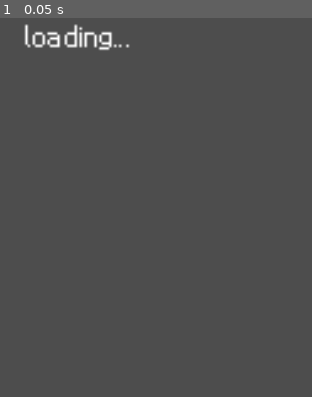
Above: before the commit, frame 1.
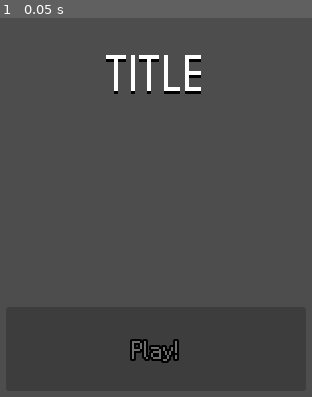
Above: after the commit, the same moment.

Repository: sjerpsthomas/job-hunter
Game: Godot game, scene res://screen/title/title_screen.tscn
The game is run twice, just before and just after one commit, with the same random seed, the same clock (stepped at 60 frames per second) and the same inputs. Before the commit the project starts from res://screen/loading/loading_screen.tscn.
Inputs:
- Up to frame 1 (0.05 s): no input

The runs differ from the first frame. In frame 1, 2.8% of the frame differs, in the area x 7-65%, y 1-92%.

Commit message:
Add game over, initial title screen

Diff:
--- a/project.godot
+++ b/project.godot
@@ -11,7 +11,7 @@
 [application]
 
 config/name="Job Hunter"
-run/main_scene="uid://brvkk1tc6hyc"
+run/main_scene="uid://bvqguhp58dqtb"
 config/features=PackedStringArray("4.5", "Forward Plus")
 config/icon="res://icon.svg"
 
--- a/screen/loading/loading_screen.tscn
+++ b/screen/loading/loading_screen.tscn
@@ -1,6 +1,6 @@
 [gd_scene load_steps=2 format=3 uid="uid://brvkk1tc6hyc"]
 
-[ext_resource type="Script" uid="uid://d2e6o247nxgc8" path="res://screen/loading/loading_screen.gd" id="1_kgmty"]
+[ext_resource type="Script" uid="uid://d2e6o247nxgc8" path="res://screen/title/loader.gd" id="1_kgmty"]
 
 [node name="Node2D" type="Node2D"]
 script = ExtResource("1_kgmty")
--- /dev/null
+++ b/screen/main/game_over.gd
@@ -0,0 +1,16 @@
+extends Panel
+
+@onready var main_screen: MainScreen = get_parent()
+
+
+func _process(_delta: float) -> void:
+	if main_screen.state == MainScreen.State.GAME_OVER:
+		position.y = lerpf(position.y, 120, 0.15)
+
+
+func _on_replay_button_pressed() -> void:
+	get_tree().change_scene_to_file("res://screen/main/main_screen.tscn")
+
+
+func _on_back_button_pressed() -> void:
+	get_tree().change_scene_to_file("res://screen/loading/loading_screen.tscn")
--- a/screen/main/main_screen.tscn
+++ b/screen/main/main_screen.tscn
@@ -1,9 +1,11 @@
-[gd_scene load_steps=15 format=3 uid="uid://cirbq3q8fgsne"]
+[gd_scene load_steps=17 format=3 uid="uid://cirbq3q8fgsne"]
 
 [ext_resource type="Script" uid="uid://3ewaswpre1hq" path="res://screen/main/main_screen.gd" id="1_v4gif"]
 [ext_resource type="Script" uid="uid://dv8ab6xoiutvf" path="res://screen/main/cards.gd" id="2_81sca"]
+[ext_resource type="Script" uid="uid://bdufrqf1geq4w" path="res://screen/main/score.gd" id="2_upu6u"]
 [ext_resource type="Script" uid="uid://cbtmkfy8dng1q" path="res://screen/main/ui.gd" id="4_6bavf"]
 [ext_resource type="Script" uid="uid://d2qwg02d5hy4c" path="res://screen/main/card_sequence_texts.gd" id="4_yjj13"]
+[ext_resource type="Script" uid="uid://64besbvc47hy" path="res://screen/main/game_over.gd" id="5_6bavf"]
 
 [sub_resource type="StyleBoxFlat" id="StyleBoxFlat_16d4a"]
 content_margin_left = 4.0
@@ -86,6 +88,7 @@
 corner_detail = 1
 
 [node name="MainScreen" type="Node2D"]
+texture_filter = 1
 script = ExtResource("1_v4gif")
 
 [node name="Score" type="Label" parent="."]
@@ -103,6 +106,7 @@
 text = "SCORE   0"
 horizontal_alignment = 1
 autowrap_mode = 1
+script = ExtResource("2_upu6u")
 
 [node name="Cards" type="Node2D" parent="."]
 unique_name_in_owner = true
@@ -219,6 +223,78 @@
 theme_override_styles/hover = SubResource("StyleBoxFlat_1fvnn")
 action_mode = 0
 text = "START"
+
+[node name="GameOver" type="Panel" parent="."]
+offset_left = 100.0
+offset_top = -480.0
+offset_right = 700.0
+offset_bottom = -80.0
+theme_override_styles/panel = SubResource("StyleBoxFlat_16d4a")
+script = ExtResource("5_6bavf")
+
+[node name="Title" type="Label" parent="GameOver"]
+texture_filter = 1
+layout_mode = 0
+offset_top = 37.0
+offset_right = 600.0
+offset_bottom = 85.0
+pivot_offset = Vector2(500, 50)
+theme_override_colors/font_shadow_color = Color(0, 0, 0, 1)
+theme_override_constants/shadow_offset_x = 0
+theme_override_constants/shadow_offset_y = 3
+theme_override_constants/shadow_outline_size = 0
+theme_override_font_sizes/font_size = 64
+text = "GAME OVER!"
+horizontal_alignment = 1
+autowrap_mode = 1
+
+[node name="ScoreLabel" type="Label" parent="GameOver"]
+texture_filter = 1
+layout_mode = 0
+offset_top = 100.0
+offset_right = 600.0
+offset_bottom = 147.0
+pivot_offset = Vector2(500, 50)
+theme_override_colors/font_shadow_color = Color(0, 0, 0, 1)
+theme_override_constants/shadow_offset_x = 0
+theme_override_constants/shadow_offset_y = 3
+theme_override_constants/shadow_outline_size = 0
+theme_override_font_sizes/font_size = 48
+text = "Final score: 0"
+horizontal_alignment = 1
+autowrap_mode = 1
+
+[node name="ReplayButton" type="Button" parent="GameOver"]
+layout_mode = 0
+offset_left = 150.0
+offset_top = 174.0
+offset_right = 450.0
+offset_bottom = 258.0
+focus_mode = 0
+theme_override_colors/font_color = Color(1, 1, 1, 1)
+theme_override_colors/font_outline_color = Color(0, 0, 0, 1)
+theme_override_constants/outline_size = 8
+theme_override_font_sizes/font_size = 32
+theme_override_styles/normal = SubResource("StyleBoxFlat_ntjjj")
+theme_override_styles/hover = SubResource("StyleBoxFlat_1fvnn")
+action_mode = 0
+text = "Play again!"
+
+[node name="BackButton" type="Button" parent="GameOver"]
+layout_mode = 0
+offset_left = 150.0
+offset_top = 274.0
+offset_right = 450.0
+offset_bottom = 358.0
+focus_mode = 0
+theme_override_colors/font_color = Color(1, 1, 1, 1)
+theme_override_colors/font_outline_color = Color(0, 0, 0, 1)
+theme_override_constants/outline_size = 8
+theme_override_font_sizes/font_size = 32
+theme_override_styles/normal = SubResource("StyleBoxFlat_5nfce")
+theme_override_styles/hover = SubResource("StyleBoxFlat_yjj13")
+action_mode = 0
+text = "Back to title screen"
 
 [connection signal="pressed" from="UI/DiscardButton" to="UI" method="_on_discard_button_pressed"]
 [connection signal="pressed" from="UI/LeftButton" to="UI" method="_on_left_button_pressed"]
@@ -226,3 +302,5 @@
 [connection signal="pressed" from="UI/InspectButton" to="UI" method="_on_inspect_button_pressed"]
 [connection signal="pressed" from="UI/SelectButton" to="UI" method="_on_select_button_pressed"]
 [connection signal="pressed" from="UI/StartButton" to="UI" method="_on_start_button_pressed"]
+[connection signal="pressed" from="GameOver/ReplayButton" to="GameOver" method="_on_replay_button_pressed"]
+[connection signal="pressed" from="GameOver/BackButton" to="GameOver" method="_on_back_button_pressed"]
--- /dev/null
+++ b/screen/main/score.gd
@@ -0,0 +1,8 @@
+extends Label
+
+@onready var main_screen: MainScreen = get_parent()
+
+
+func _process(_delta: float) -> void:
+	if main_screen.state == MainScreen.State.GAME_OVER:
+		modulate.a = lerpf(modulate.a, 0.0, 0.15)
--- a/screen/loading/loading_screen.gd
+++ b/screen/title/loader.gd
@@ -5,10 +5,11 @@
 static var has_error := false
 static var locale := "en"
 
-@onready var item_name := $ItemName as Label
-
 var collection_response_count := 0
 var collection_response_size: int
+
+signal finished
+signal errored
 
 
 # -
@@ -22,14 +23,14 @@
 
 # (Finishes loading)
 func finish() -> void:
-	get_tree().change_scene_to_file("res://screen/main/main_screen.tscn")
+	finished.emit()
 
 
 # -
 func _process(_delta: float) -> void:
 	if has_error:
 		print("error found!")
-		#get_tree().quit()
+		errored.emit()
 
 
 # (Calls portfolio items HTTP request)
--- /dev/null
+++ b/screen/title/title_screen.gd
@@ -0,0 +1,11 @@
+extends Node2D
+
+
+
+
+func _on_play_button_pressed() -> void:
+	get_tree().change_scene_to_file("res://screen/main/main_screen.tscn")
+
+
+func _on_loader_finished() -> void:
+	%PlayButton.disabled = false
--- /dev/null
+++ b/screen/title/title_screen.tscn
@@ -0,0 +1,61 @@
+[gd_scene load_steps=5 format=3 uid="uid://bvqguhp58dqtb"]
+
+[ext_resource type="Script" uid="uid://cy21g8nchdwj4" path="res://screen/title/title_screen.gd" id="1_2je2x"]
+[ext_resource type="Script" uid="uid://d2e6o247nxgc8" path="res://screen/title/loader.gd" id="1_cn8bv"]
+
+[sub_resource type="StyleBoxFlat" id="StyleBoxFlat_77upk"]
+content_margin_left = 4.0
+content_margin_top = 4.0
+content_margin_right = 4.0
+content_margin_bottom = 4.0
+bg_color = Color(0, 0.5, 0, 1)
+corner_detail = 1
+
+[sub_resource type="StyleBoxFlat" id="StyleBoxFlat_cn8bv"]
+content_margin_left = 4.0
+content_margin_top = 4.0
+content_margin_right = 4.0
+content_margin_bottom = 4.0
+bg_color = Color(0, 0.75, 0, 1)
+corner_detail = 1
+
+[node name="TitleScreen" type="Node2D"]
+script = ExtResource("1_2je2x")
+
+[node name="Loader" type="Node2D" parent="."]
+script = ExtResource("1_cn8bv")
+
+[node name="Title" type="Label" parent="."]
+texture_filter = 1
+offset_top = 149.0
+offset_right = 800.0
+offset_bottom = 197.0
+pivot_offset = Vector2(500, 50)
+theme_override_colors/font_shadow_color = Color(0, 0, 0, 1)
+theme_override_constants/shadow_offset_x = 0
+theme_override_constants/shadow_offset_y = 3
+theme_override_constants/shadow_outline_size = 0
+theme_override_font_sizes/font_size = 64
+text = "TITLE"
+horizontal_alignment = 1
+autowrap_mode = 1
+
+[node name="PlayButton" type="Button" parent="."]
+unique_name_in_owner = true
+offset_left = 250.0
+offset_top = 409.0
+offset_right = 550.0
+offset_bottom = 493.0
+focus_mode = 0
+theme_override_colors/font_color = Color(1, 1, 1, 1)
+theme_override_colors/font_outline_color = Color(0, 0, 0, 1)
+theme_override_constants/outline_size = 8
+theme_override_font_sizes/font_size = 32
+theme_override_styles/normal = SubResource("StyleBoxFlat_77upk")
+theme_override_styles/hover = SubResource("StyleBoxFlat_cn8bv")
+disabled = true
+action_mode = 0
+text = "Play!"
+
+[connection signal="finished" from="Loader" to="." method="_on_loader_finished"]
+[connection signal="pressed" from="PlayButton" to="." method="_on_play_button_pressed"]
Not shown, added: screen/main/game_over.gd.uid
Not shown, added: screen/main/score.gd.uid
Renamed: screen/loading/loading_screen.gd.uid -> screen/title/loader.gd.uid
Not shown, added: screen/title/title_screen.gd.uid
